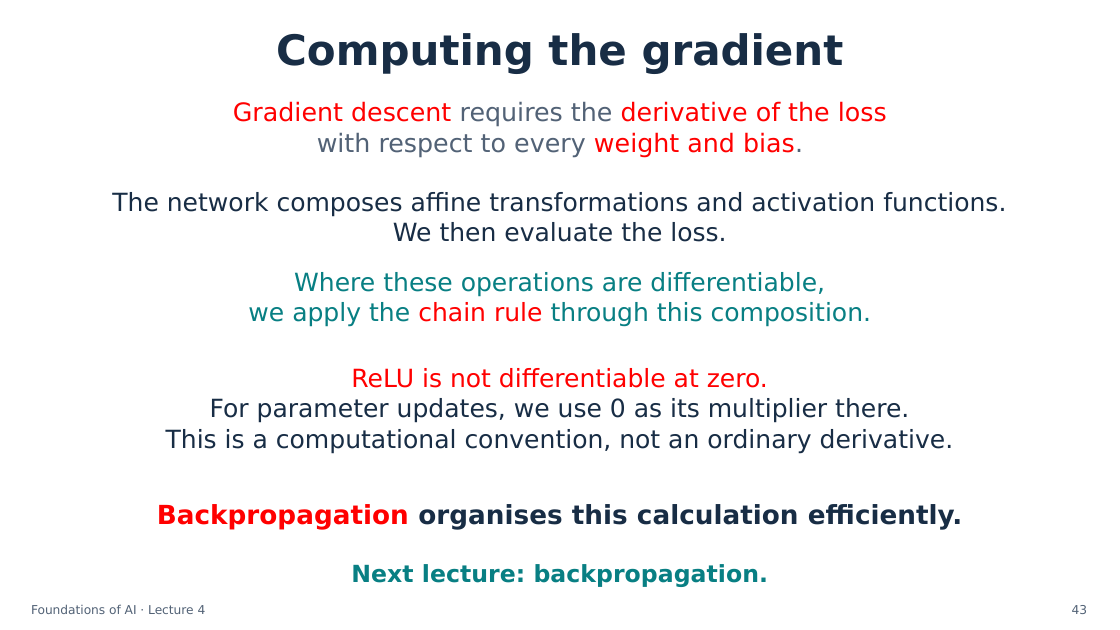
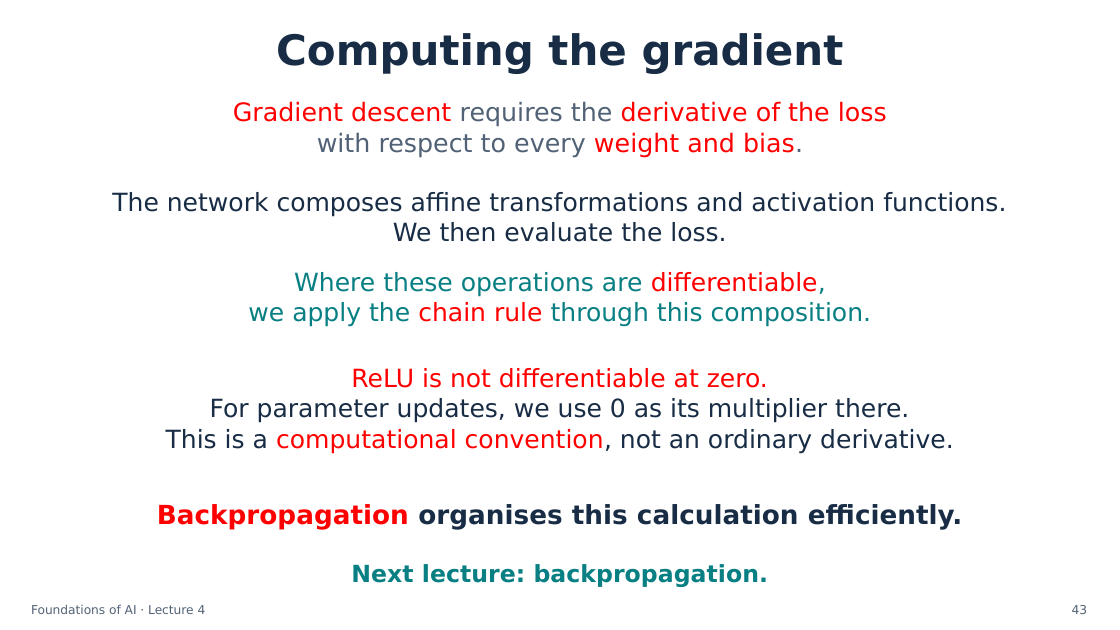
Before and after one commit to semtm0051/2026_27, a slide deck: slide 43 of Week_04/Slides/Week_04 - Slides.pptx. Drawn at 1120x630 pixels with LibreOffice and Linux fonts; fonts in the diff are those of the drawing. Boxes give left, top, right and bottom in pixels: in the first picture for what was removed or moved away, otherwise in the second. Text is boxed around its words. In the diff, an @@ line names an element or a change of style, - is before the commit and + after.

Commit message:
Clarify Week 4 neuron terminology and polish slide presentation
Update the lecture deck and matching PDF. Correct weighted sum, improve bias colour contrast, and reveal architecture details on click while keeping the tent formula on one line.

```diff
--- a/Week_04/Slides/Week_04 - Slides.pptx
+++ b/Week_04/Slides/Week_04 - Slides.pptx
@@ text at bbox=[294, 272, 826, 297]: text colour #087F83 to #FF0000 in "differentiable," @@
@@ text at bbox=[166, 429, 954, 454]: text colour #182D45 to #FF0000 in "computational convention," @@
```
Also in this commit, not shown: 12 other slides changed, 1 other file.
